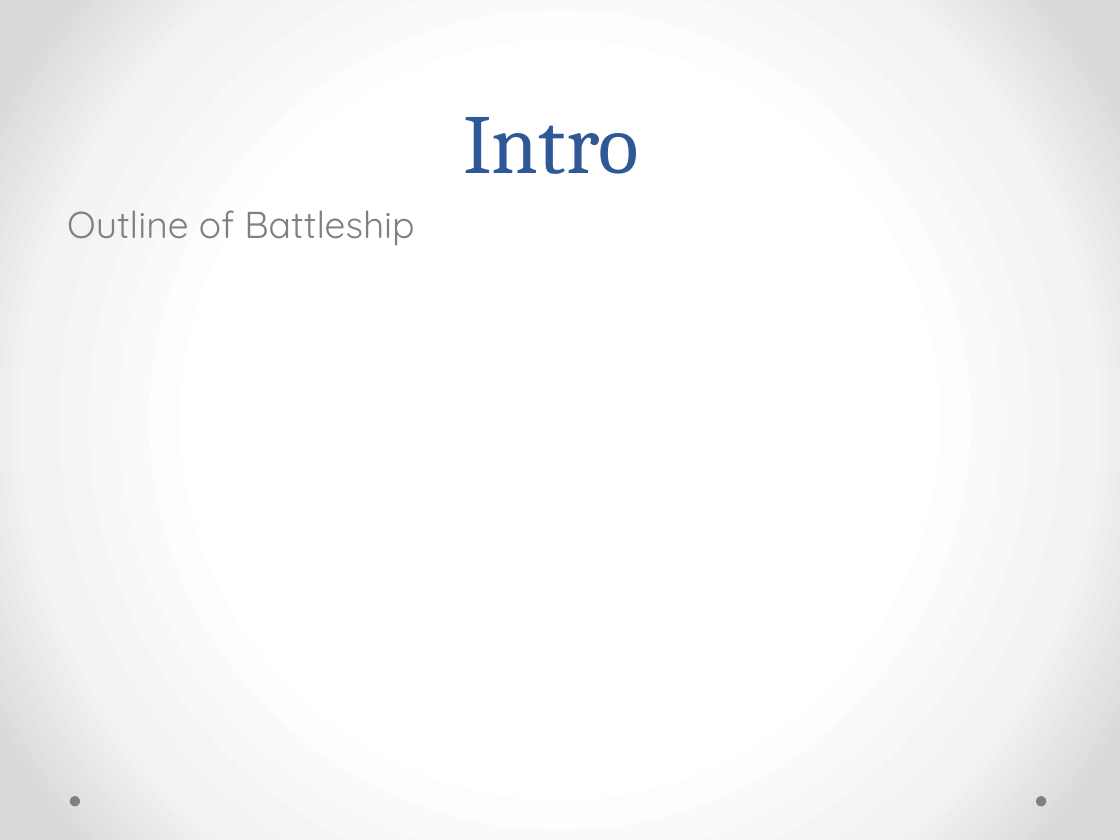
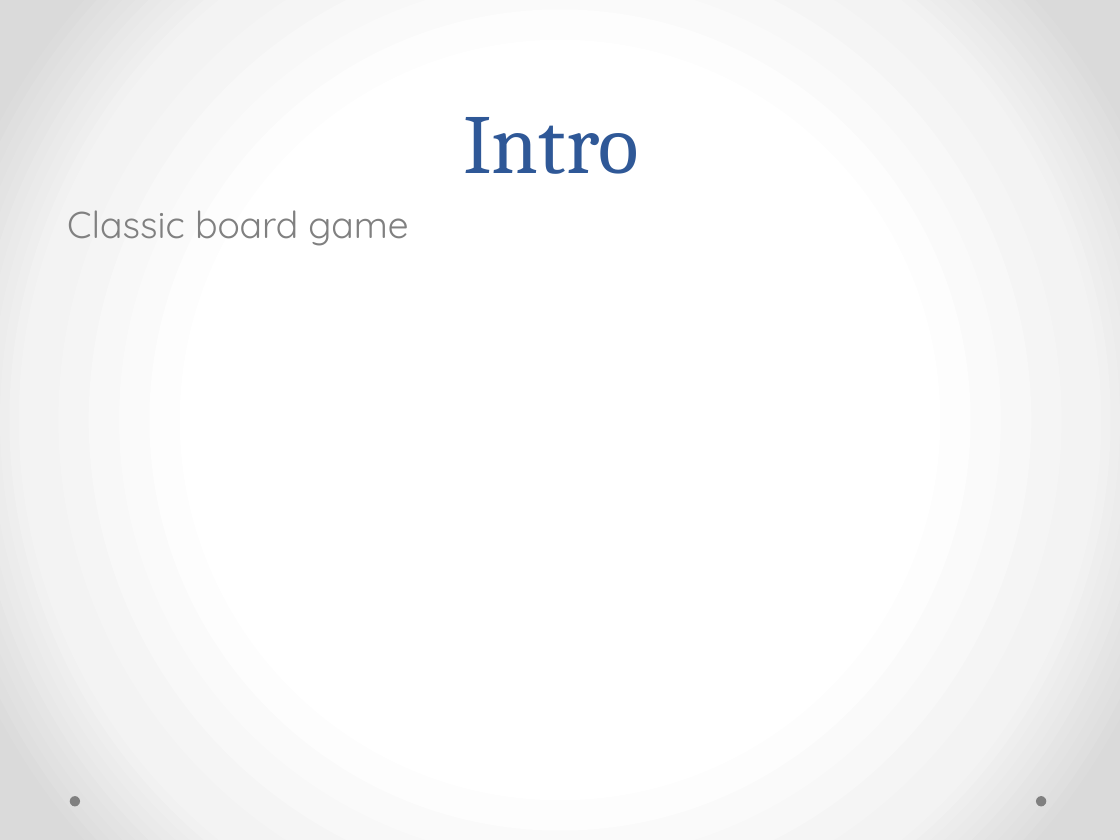
Before and after one commit to pohltm/Battle, a slide deck: slide 2 of Documents/Project Presentation/Battleship Project Presentation.pptx. Drawn at 1120x840 pixels with LibreOffice and Linux fonts; fonts in the diff are those of the drawing. Boxes give left, top, right and bottom in pixels: in the first picture for what was removed or moved away, otherwise in the second. Text is boxed around its words. In the diff, an @@ line names an element or a change of style, - is before the commit and + after.

Commit message:
working on presentation

```diff
--- a/Documents/Project Presentation/Battleship Project Presentation.pptx
+++ b/Documents/Project Presentation/Battleship Project Presentation.pptx
@@ text at (x1=67, y1=210, x2=408, y2=246): text changed @@
-Outline of Battleship
+Classic board game
```
Also in this commit, not shown: 1 other slide changed.
